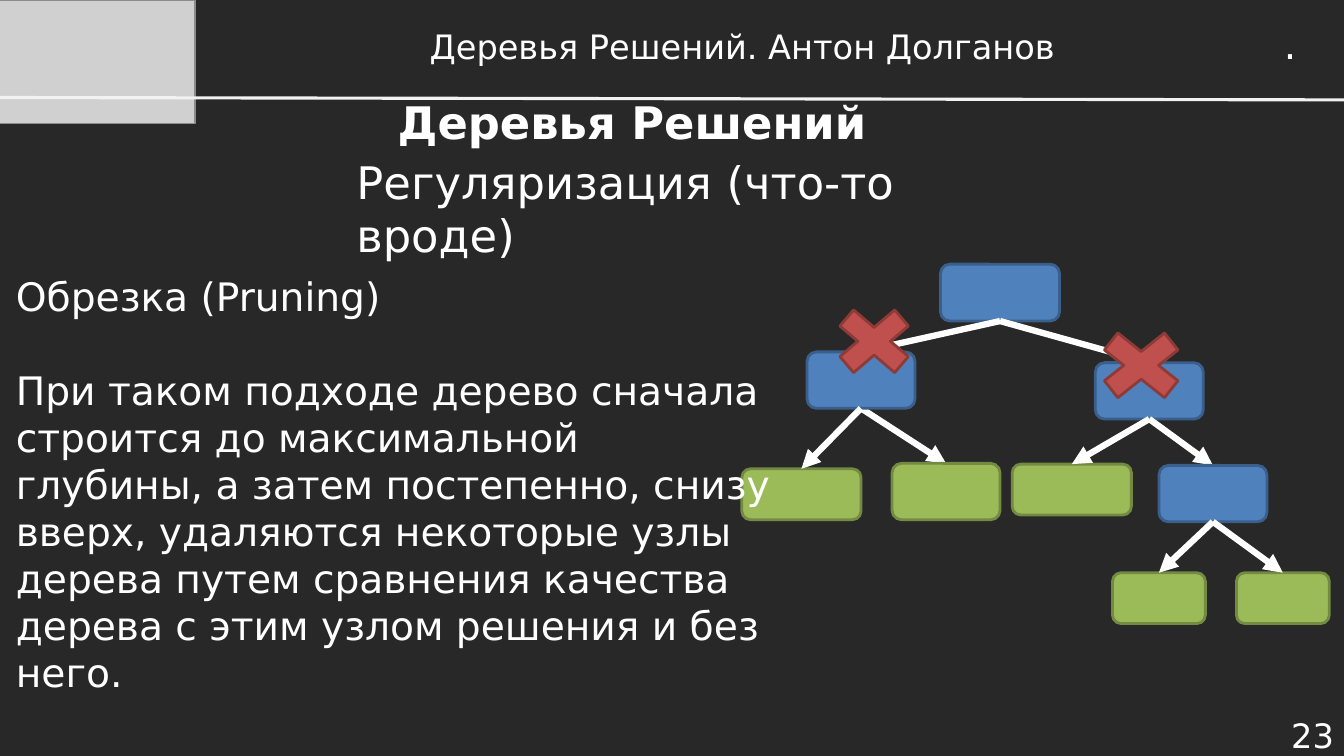
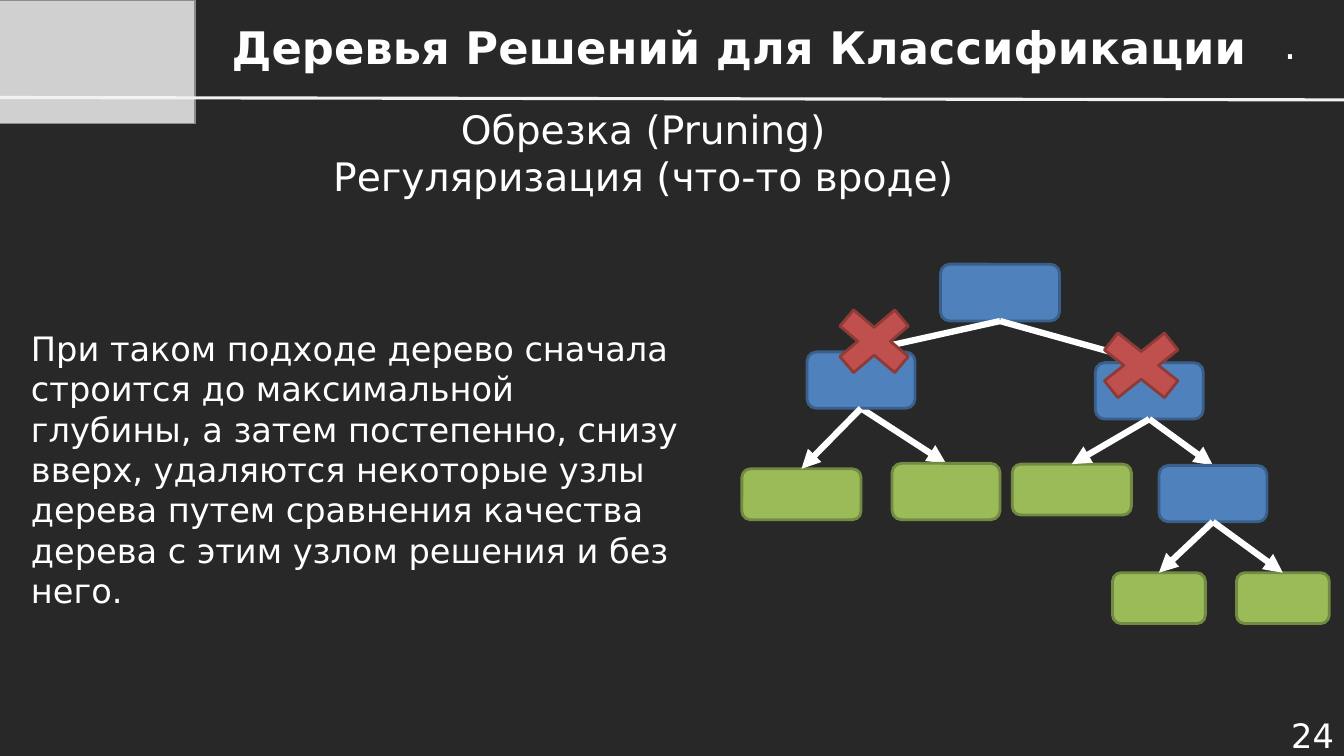
Before and after one commit to dayekb/Study, a slide deck: slide 24 of rus/UrFU/IST in Medicine/1 season/Презентации/Лекция 1.10 - Деревья Решений.pptx (slide 23 before the commit). Drawn at 1344x756 pixels with LibreOffice and Linux fonts; fonts in the diff are those of the drawing; grey boxes stand for pictures. Boxes give left, top, right and bottom in pixels: in the first picture for what was removed or moved away, otherwise in the second. Text is boxed around its words. In the diff, an @@ line names an element or a change of style, - is before the commit and + after.

```diff
--- a/rus/UrFU/IST in Medicine/1 season/Презентации/Лекция 1.10 - Деревья Решений.pptx
+++ b/rus/UrFU/IST in Medicine/1 season/Презентации/Лекция 1.10 - Деревья Решений.pptx
@@ text at (x1=232, y1=29, x2=1246, y2=74): text changed; size 24 to 32 pt; bold on @@
-Деревья Решений. Антон Долганов
+Деревья Решений для Классификации
@@ text "Обрезка (Pruning)" moved from (x1=356, y1=165, x2=894, y2=262) to (x1=333, y1=113, x2=953, y2=199) @@
@@ title removed at (x1=398, y1=104, x2=866, y2=149) @@
-Деревья Решений
@@ text at (x1=461, y1=113, x2=826, y2=152): paragraph added @@
+Обрезка (Pruning)
@@ text at (x1=333, y1=161, x2=953, y2=199): size 32 to 28 pt in "Регуляризация (что-то вроде)"; alignment left to centre @@
@@ text at (x1=16, y1=280, x2=381, y2=319): paragraph removed @@
-Обрезка (Pruning)
@@ text "При таком подходе дерево сначала ..." moved from (x1=16, y1=280, x2=770, y2=648) to (x1=31, y1=336, x2=678, y2=570) @@
@@ text "При таком подходе дерево сначала ..." at (x1=31, y1=336, x2=678, y2=570): size 28 to 24 pt @@
@@ page number at (x1=1291, y1=723, x2=1334, y2=748): text changed @@
-23
+24
```
Also in this commit, not shown: 42 other slides changed, 2 slides added, 3 slides removed, 14 other files.
